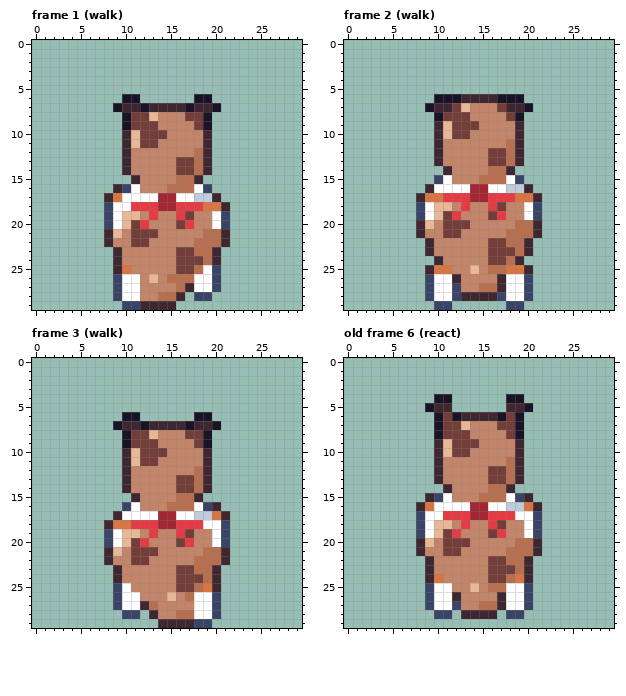
File history of a pixel-art file, art/minis/dog-archie@62.aseprite. The picture above is the old version.
30x30 pixels, 23 frames. Shown: frame 1 (walk), frame 2 (walk), frame 3 (walk), old frame 6 (react). The commit also changed other frames, which this record leaves out.
And afterwards:
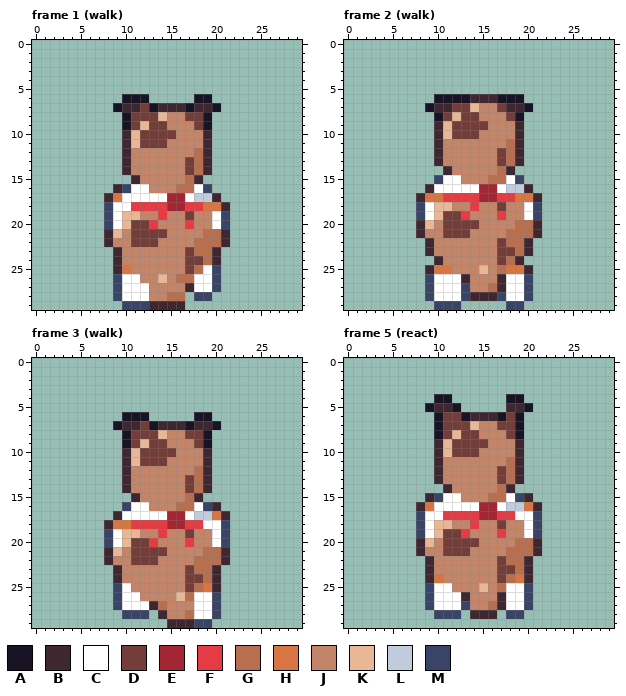
Palette (. is transparent): A #181425  B #3e2731  C #ffffff  D #733e39  E #a22633  F #e43b44  G #b86f50  H #d77643  J #c28569  K #e8b796  L #c0cbdc  M #3a4466
A new or re-ordered frame is compared with the old frame closest to it.
From old to new:
frames re-ordered
Changed rows in their new state; - is an unchanged pixel.
Frame 1 (walk):
first column x 12:
 6 A----
 7 DA---
 8 -DK--
 9 K-D--
10 ---D-
11 --D--
13 ----J
14 ----J
15 ----J
16 C--J-
17 --C-E
18 --F-E
19 -JF-J
20 DF--J
21 --D--
22 -D---
23 ----J
24 ----J
25 ----J
26 -JKJ-
27 C---J
28 C-J-G
29 M---B
Frame 2 (walk):
first column x 12:
 6 -A---
 7 -DK--
 8 K-D--
 9 ---D-
10 --D--
12 ----J
13 ----J
14 ----J
15 C--J-
16 --C-E
17 --F-E
18 -JF-J
19 DF--J
20 --D--
21 -D---
22 ----J
23 ----J
24 ----J
25 --JKJ
26 CB---
27 CM-J-
28 CM---
29 M----
Frame 3 (walk):
first column x 12:
 6 A----
 7 DA---
 8 -DK--
 9 K-D--
10 ---D-
11 --D--
13 ----J
14 ----J
15 ----J
16 C--J-
17 --C-E
18 --F-E
19 -JF-J
20 DF--J
21 --D--
22 -D---
23 ----J
24 ----J
25 ----J
26 ---JK
27 CBG--
28 M.B-J
29 --.--
Frame 5 (react) against old frame 6 (react):
first column x 12:
 5 A----
 6 DA---
 7 -DK--
 8 K-D--
 9 ---D-
10 --D--
12 ----J
13 ----J
14 ----J
15 C--J-
16 --C-E
17 --F-E
18 -JF-J
19 DF--J
20 --D--
21 -D---
22 ----J
23 ----J
24 ----J
25 --JKJ
26 CB---
27 CM-J-
28 M.---
Where, in picture pixels (left, top, right, bottom), the same in both pictures:
changed: (140, 94, 185, 310)
changed: (452, 94, 497, 310)
changed: (140, 412, 185, 628)
changed: (452, 403, 497, 619)
